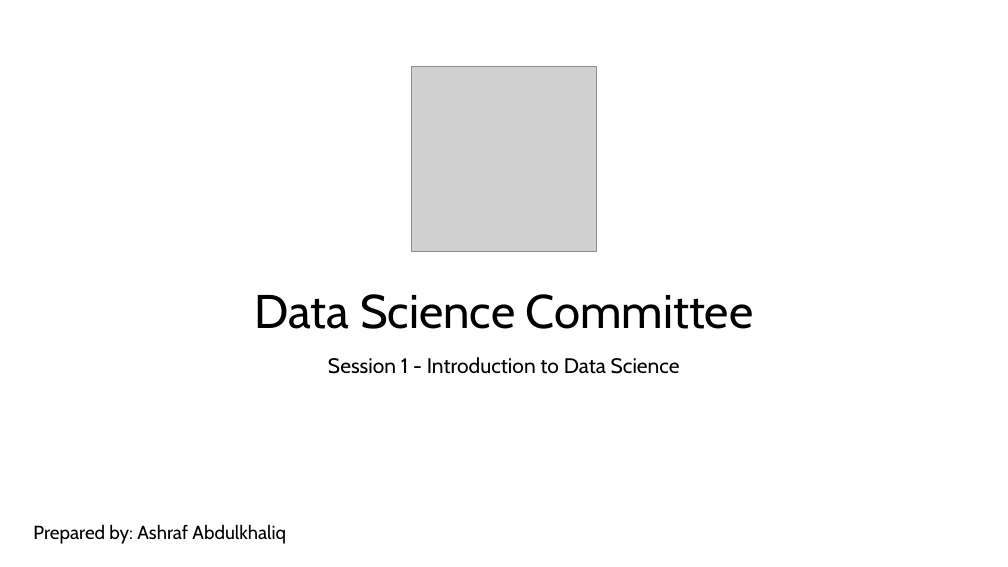
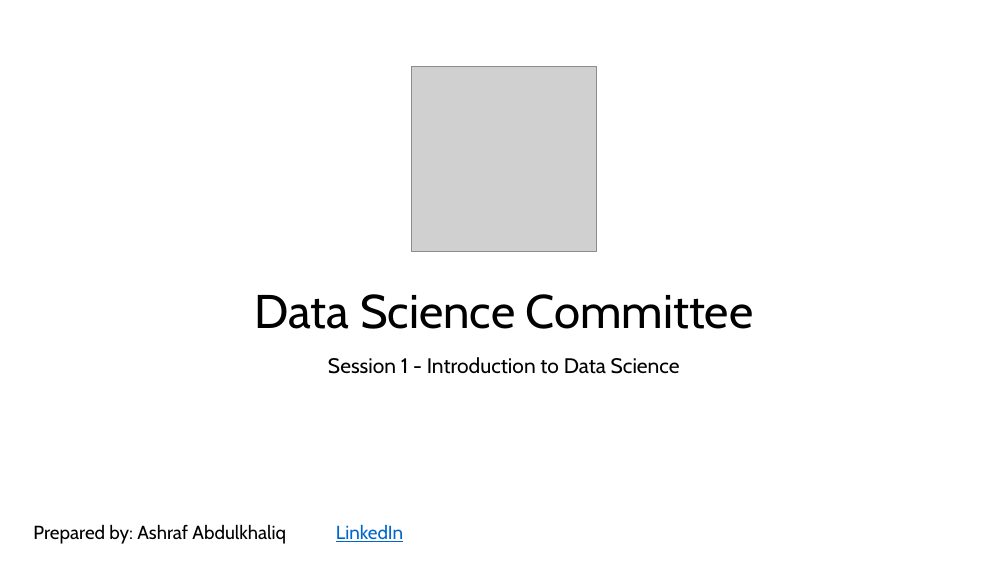
Before and after one commit to kershrita/Data-Science-Roadmap, a slide deck: slide 1 of slides/Session 01 - Introduction to Data Science.pptx. Drawn at 1008x567 pixels with LibreOffice and Linux fonts; fonts in the diff are those of the drawing; grey boxes stand for pictures. Boxes give left, top, right and bottom in pixels: in the first picture for what was removed or moved away, otherwise in the second. Text is boxed around its words. In the diff, an @@ line names an element or a change of style, - is before the commit and + after.

```diff
--- a/slides/Session 01 - Introduction to Data Science.pptx
+++ b/slides/Session 01 - Introduction to Data Science.pptx
@@ text at (33, 524, 403, 544): text changed @@
-Prepared by: Ashraf Abdulkhaliq
+Prepared by: Ashraf Abdulkhaliq LinkedIn
```
Also in this commit, not shown: 3 other slides changed, 8 slides added, 1 other file.
